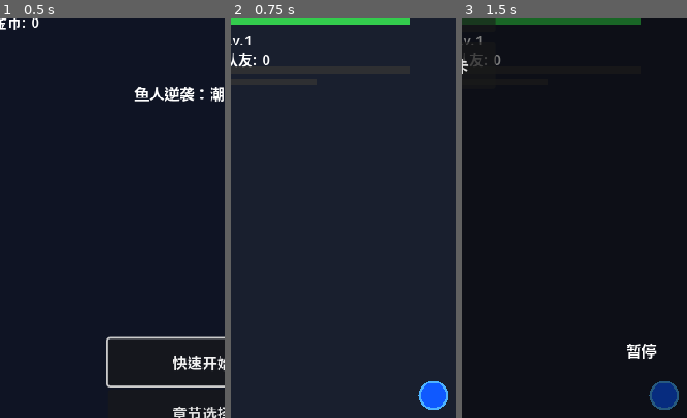
Above: before the commit, frames 1-3 (left to right).
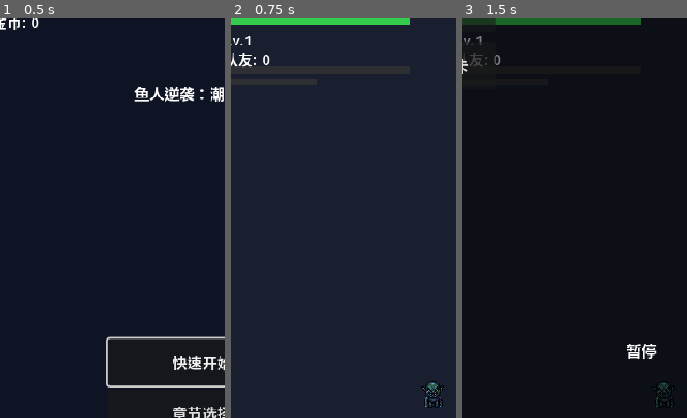
Above: after the commit, the same moments.

Repository: rare1fy/awooa-epic
Game: Godot game, scene res://scenes/main_menu/main_menu.tscn
Two runs of this game, one before a commit and one after it. Both use one fixed random seed, a clock stepped at 60 frames per second and the inputs below.
Inputs:
- Up to frame 1 (0.5 s): no input
- Up to frame 2 (0.75 s): click "快速开始" at 0.5 s
- Up to frame 3 (1.5 s): click "||" at 1.25 s
The pictures show only the part of the screen within x 5-55%, y 3-53%; the shares and areas given below are measured in that part.

Frame 1 is identical in both runs. In frame 2, 0.8% of the frame differs, in the area x 83-97%, y 90-98%; in frame 3, 0.8%.

Commit message:
feat: add murloc walk animation (GIF to SpriteFrames, 4-direction AnimatedSprite2D)

Diff:
--- /dev/null
+++ b/assets/player/player_frames.tres
@@ -0,0 +1,123 @@
+[gd_resource type="SpriteFrames" load_steps=19 format=3]
+
+[ext_resource type="Texture2D" path="res://assets/player/frames/walk_south_0.png" id="s0"]
+[ext_resource type="Texture2D" path="res://assets/player/frames/walk_south_1.png" id="s1"]
+[ext_resource type="Texture2D" path="res://assets/player/frames/walk_south_2.png" id="s2"]
+[ext_resource type="Texture2D" path="res://assets/player/frames/walk_south_3.png" id="s3"]
+[ext_resource type="Texture2D" path="res://assets/player/frames/walk_south_4.png" id="s4"]
+[ext_resource type="Texture2D" path="res://assets/player/frames/walk_south_5.png" id="s5"]
+[ext_resource type="Texture2D" path="res://assets/player/frames/walk_north_0.png" id="n0"]
+[ext_resource type="Texture2D" path="res://assets/player/frames/walk_north_1.png" id="n1"]
+[ext_resource type="Texture2D" path="res://assets/player/frames/walk_north_2.png" id="n2"]
+[ext_resource type="Texture2D" path="res://assets/player/frames/walk_north_3.png" id="n3"]
+[ext_resource type="Texture2D" path="res://assets/player/frames/walk_north_4.png" id="n4"]
+[ext_resource type="Texture2D" path="res://assets/player/frames/walk_north_5.png" id="n5"]
+[ext_resource type="Texture2D" path="res://assets/player/frames/walk_west_0.png" id="w0"]
+[ext_resource type="Texture2D" path="res://assets/player/frames/walk_west_1.png" id="w1"]
+[ext_resource type="Texture2D" path="res://assets/player/frames/walk_west_2.png" id="w2"]
+[ext_resource type="Texture2D" path="res://assets/player/frames/walk_west_3.png" id="w3"]
+[ext_resource type="Texture2D" path="res://assets/player/frames/walk_west_4.png" id="w4"]
+[ext_resource type="Texture2D" path="res://assets/player/frames/walk_west_5.png" id="w5"]
+
+[resource]
+animations = [{
+"frames": [{
+"duration": 1.0,
+"texture": ExtResource("s0")
+}, {
+"duration": 1.0,
+"texture": ExtResource("s1")
+}, {
+"duration": 1.0,
+"texture": ExtResource("s2")
+}, {
+"duration": 1.0,
+"texture": ExtResource("s3")
+}, {
+"duration": 1.0,
+"texture": ExtResource("s4")
+}, {
+"duration": 1.0,
+"texture": ExtResource("s5")
+}],
+"loop": true,
+"name": &"walk_south",
+"speed": 10.0
+}, {
+"frames": [{
+"duration": 1.0,
+"texture": ExtResource("n0")
+}, {
+"duration": 1.0,
+"texture": ExtResource("n1")
+}, {
+"duration": 1.0,
+"texture": ExtResource("n2")
+}, {
+"duration": 1.0,
+"texture": ExtResource("n3")
+}, {
+"duration": 1.0,
+"texture": ExtResource("n4")
+}, {
+"duration": 1.0,
+"texture": ExtResource("n5")
+}],
+"loop": true,
+"name": &"walk_north",
+"speed": 10.0
+}, {
+"frames": [{
+"duration": 1.0,
+"texture": ExtResource("w0")
+}, {
+"duration": 1.0,
+"texture": ExtResource("w1")
+}, {
+"duration": 1.0,
+"texture": ExtResource("w2")
+}, {
+"duration": 1.0,
+"texture": ExtResource("w3")
+}, {
+"duration": 1.0,
+"texture": ExtResource("w4")
+}, {
+"duration": 1.0,
+"texture": ExtResource("w5")
+}],
+"loop": true,
+"name": &"walk_west",
+"speed": 10.0
+}, {
+"frames": [{
+"duration": 1.0,
+"texture": ExtResource("w0")
+}, {
+"duration": 1.0,
+"texture": ExtResource("w1")
+}, {
+"duration": 1.0,
+"texture": ExtResource("w2")
+}, {
+"duration": 1.0,
+"texture": ExtResource("w3")
+}, {
+"duration": 1.0,
+"texture": ExtResource("w4")
+}, {
+"duration": 1.0,
+"texture": ExtResource("w5")
+}],
+"loop": true,
+"name": &"walk_east",
+"speed": 10.0
+}, {
+"frames": [{
+"duration": 1.0,
+"texture": ExtResource("s0")
+}],
+"loop": false,
+"name": &"idle",
+"speed": 10.0
+}]
--- a/scenes/battle/player/player.gd
+++ b/scenes/battle/player/player.gd
@@ -36,16 +36,13 @@
 var _invincible_timer: float = 0.0
 const INVINCIBLE_DURATION: float = 0.15
 
-@onready var sprite: Sprite2D = $Sprite
+## 当前朝向（用于动画）
+var _facing: String = "south"
+
+@onready var sprite: AnimatedSprite2D = $Sprite
 
 
 func _ready() -> void:
-	# 占位纹理：蓝色圆形带白边
-	if sprite and not sprite.texture:
-		sprite.texture = PlaceholderTexture.outlined_circle(16, Color(0.2, 0.5, 1.0), Color.WHITE)
-		sprite.scale = Vector2(1.0, 1.0)
-		sprite.modulate = Color.WHITE
-
 	if character_data:
 		max_hp = character_data.base_hp
 		current_hp = max_hp
@@ -61,6 +58,9 @@
 	# 移动
 	velocity = input_direction * speed
 	move_and_slide()
+
+	# 动画方向切换
+	_update_animation()
 
 	# 自动攻击
 	_attack_cooldown -= delta
@@ -179,6 +179,42 @@
 	tween.tween_callback(func() -> void: _ultimate_active = false)
 
 
+func _update_animation() -> void:
+	if input_direction == Vector2.ZERO:
+		# 停止时播放 idle（保持最后朝向的第一帧）
+		if sprite.animation != &"idle":
+			sprite.play(&"idle")
+		return
+
+	# 判断主方向
+	var new_facing := _facing
+	if absf(input_direction.x) > absf(input_direction.y):
+		# 水平为主
+		if input_direction.x > 0:
+			new_facing = "east"
+		else:
+			new_facing = "west"
+	else:
+		# 垂直为主
+		if input_direction.y > 0:
+			new_facing = "south"
+		else:
+			new_facing = "north"
+
+	# 处理翻转（east 用 west 动画 + flip_h）
+	if new_facing == "east":
+		sprite.flip_h = true
+		if _facing != "east" or not sprite.is_playing():
+			sprite.play(&"walk_east")
+	else:
+		sprite.flip_h = false
+		var anim_name := &"walk_" + new_facing
+		if _facing != new_facing or not sprite.is_playing():
+			sprite.play(anim_name)
+
+	_facing = new_facing
+
+
 func _die() -> void:
 	is_dead = true
 	died.emit()
--- a/scenes/battle/player/player.tscn
+++ b/scenes/battle/player/player.tscn
@@ -1,6 +1,7 @@
-[gd_scene load_steps=3 format=3]
+[gd_scene load_steps=4 format=3]
 
 [ext_resource type="Script" path="res://scenes/battle/player/player.gd" id="1"]
+[ext_resource type="SpriteFrames" path="res://assets/player/player_frames.tres" id="2"]
 
 [sub_resource type="CircleShape2D" id="1"]
 radius = 14.0
@@ -10,10 +11,11 @@
 collision_mask = 2
 script = ExtResource("1")
 
-[node name="Sprite" type="Sprite2D" parent="."]
+[node name="Sprite" type="AnimatedSprite2D" parent="."]
 unique_name_in_owner = true
-modulate = Color(0.2, 0.6, 1.0, 1)
-scale = Vector2(0.6, 0.6)
+sprite_frames = ExtResource("2")
+animation = &"idle"
+autoplay = "idle"
 
 [node name="CollisionShape" type="CollisionShape2D" parent="."]
 shape = SubResource("1")
Binary file added: A_murloc_with_a_bulbous_walking-9_north.gif
Binary file added: A_murloc_with_a_bulbous_walking-9_south.gif
Binary file added: A_murloc_with_a_bulbous_walking-9_west.gif
Binary file added: assets/player/frames/walk_north_0.png
Binary file added: assets/player/frames/walk_north_1.png
Binary file added: assets/player/frames/walk_north_2.png
Binary file added: assets/player/frames/walk_north_3.png
Binary file added: assets/player/frames/walk_north_4.png
Binary file added: assets/player/frames/walk_north_5.png
Binary file added: assets/player/frames/walk_south_0.png
Binary file added: assets/player/frames/walk_south_1.png
Binary file added: assets/player/frames/walk_south_2.png
(and 14 more such lines)
